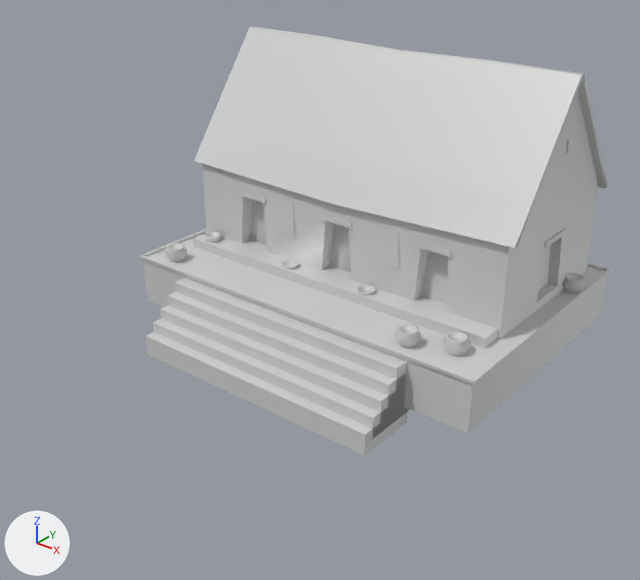
The COLLADA model art/meshes/structural/inca_kallanka.dae as it was, and as the next commit left it.
One viewpoint serves both versions: a camera (50 mm lens) standing at (30.8, -40.8, 25.2) and looking at (0.6, -3.0, 1.8). Arrows for +X, +Y and +Z are at lower left; the lights stay in place. Where no turn or scale is listed for an object, it has been applied to the vertices. Vertices at the same position are counted once.

Objects in the first picture: 'kallanka'.
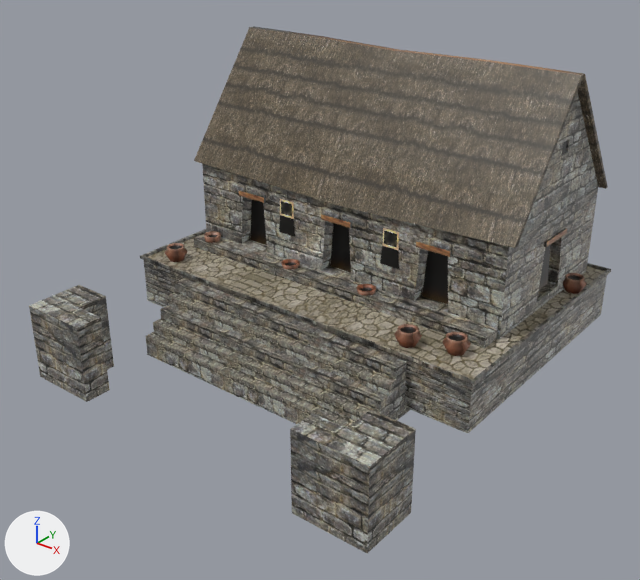
Location of each change, [x1, y1, x2, y2] in pixels of the pictures (640 x 580 px; the box of a moved part takes in the faces that stretch with it):
'kallanka', surface changed, reshaped (24% wider, 23% taller)
    before: [140, 26, 611, 456]
    after: [29, 26, 611, 553]
part 1 of me_cubo_015, added
    after: [290, 410, 416, 553]
part 2 of me_cubo_015, added
    after: [29, 285, 114, 402]
part 3 of me_cubo_015, moved or reshaped
    before: [365, 362, 410, 455]
    after: [380, 362, 410, 420]
part 4 of me_cubo_015, moved or reshaped
    before: [358, 291, 375, 295]
    after: [357, 290, 376, 296]
part 5 of me_cubo_015, moved or reshaped
    before: [282, 264, 300, 269]
    after: [282, 263, 300, 270]

Patch to the scene script:
```diff
--- a/art/meshes/structural/inca_kallanka.dae.py
+++ b/art/meshes/structural/inca_kallanka.dae.py
@@ img_inca_struct_png @@
+img_inca_struct_png = load_image('inca_struct.png', '../../textures/skins/structural/inca_struct.png', 1024, 1024, 'sRGB')
@@ mat_materiais_007 @@
 mat_materiais_007 = principled_material('Materiais_007')
-mat_materiais_007.base_color = (0.64, 0.64, 0.64)  # light grey #d1d1d1
-mat_materiais_007.roughness = 0.44
+mat_materiais_007.texture = img_inca_struct_png
@@ me_cubo_015 @@
 # used by ob_kallanka; location = (0.0, 0.0, 0.0)
 # verts and faces of me_cubo_015; kept vertices keep their numbers, new ones are numbered from 967
 # before: 599 (2.3, -1.4, 1.7), 600 (2.4, -1.1, 1.7), 601 (2.6, -0.9, 1.7), 602 (2.9, -0.8, 1.7) at pixel (371, 288), 603 (3.1, -0.9, 1.7)
 # before: 604 (3.3, -1.1, 1.7) at pixel (374, 292), 605 (3.4, -1.4, 1.7) at pixel (373, 293), 606 (3.3, -1.6, 1.7) at pixel (369, 295), 607 (3.1, -1.8, 1.7) at pixel (365, 295), 608 (2.9, -1.9, 1.7) at pixel (361, 294)
 # before: 609 (2.6, -1.8, 1.7) at pixel (358, 292), 610 (2.4, -1.6, 1.7) at pixel (357, 291)
 # before: 647 (-3.7, -1.4, 1.7) at pixel (284, 263), 648 (-3.6, -1.1, 1.7) at pixel (287, 262), 649 (-3.4, -0.9, 1.7) at pixel (292, 262), 650 (-3.1, -0.8, 1.7) at pixel (295, 263), 651 (-2.9, -0.9, 1.7) at pixel (298, 264)
 # before: 652 (-2.7, -1.1, 1.7) at pixel (298, 266), 653 (-2.6, -1.4, 1.7) at pixel (296, 268), 654 (-2.7, -1.6, 1.7) at pixel (293, 269), 655 (-2.9, -1.8, 1.7) at pixel (289, 269), 656 (-3.1, -1.9, 1.7) at pixel (285, 268)
 # before: 657 (-3.4, -1.8, 1.7) at pixel (282, 267), 658 (-3.6, -1.6, 1.7) at pixel (282, 265)
-me_cubo_015.from_pydata(...)  # 967 vertices, 1680 faces; spans x -12.8..12.8, y -9.2..12.0, z -3.3..14.9
+me_cubo_015.from_pydata(...)  # 1003 vertices, 1714 faces; spans x -12.8..12.8, y -14.5..12.0, z -3.9..14.9
+# me_cubo_015 part 1: a new loose piece of 14 vertices spanning x 8.0..12.6, y -14.5..-10.8, z -3.9..1.1, in mat_materiais_007 (picture img_inca_struct_png)
+# me_cubo_015 part 2: a new loose piece of 14 vertices spanning x -12.6..-8.0, y -14.5..-10.8, z -3.9..1.1, in mat_materiais_007 (picture img_inca_struct_png)
+# me_cubo_015 part 3
+# 13 vertices are removed from x -8.6..8.6, y -6.9..-3.8, z -3.3..-0.5
+# 29 faces are deleted
+# 3 vertices in x -8.6..8.6, y -5.1..-4.4, z -1.9..-1.2 move by (0.0, 0.2, 0.0)
+# 3 vertices in x -8.6..8.6, y -5.1..-4.4, z -3.3..-2.6 move by (0.0, 0.2, 0.7)
+# 1 vertex moves from x -8.6, y -3.8, z -0.5 to x -8.6, y -5.5, z -1.3
+# 5 vertices are added at (8.6, -5.5, -1.3), (-8.6, -7.8, -1.3), (8.6, -7.8, -1.3), (-8.6, -4.9, -1.9), (-8.6, -4.9, -2.6)
+# 16 new vertices lie (0.0, 0.0, -0.7) away from vertices in x -8.6..8.6, y -9.2..-4.1, z -1.9..0.8
+# 27 new faces join them
+# me_cubo_015 part 4
+for i in [*range(599, 611)]: verts[i] += (0.0, 0.0, -0.1)
+# me_cubo_015 part 5
+for i in [*range(647, 659)]: verts[i] += (0.0, 0.0, -0.1)
 me_cubo_015.materials.append(mat_materiais_007)
```
